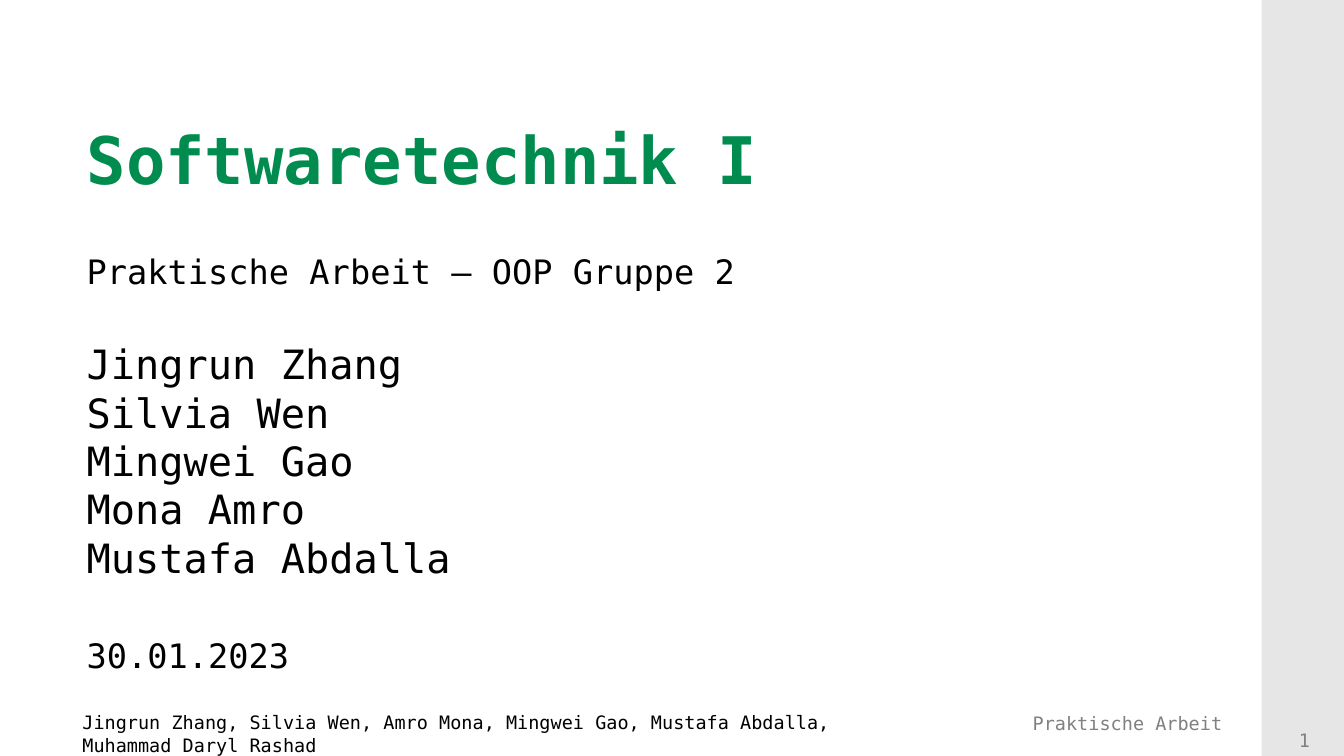
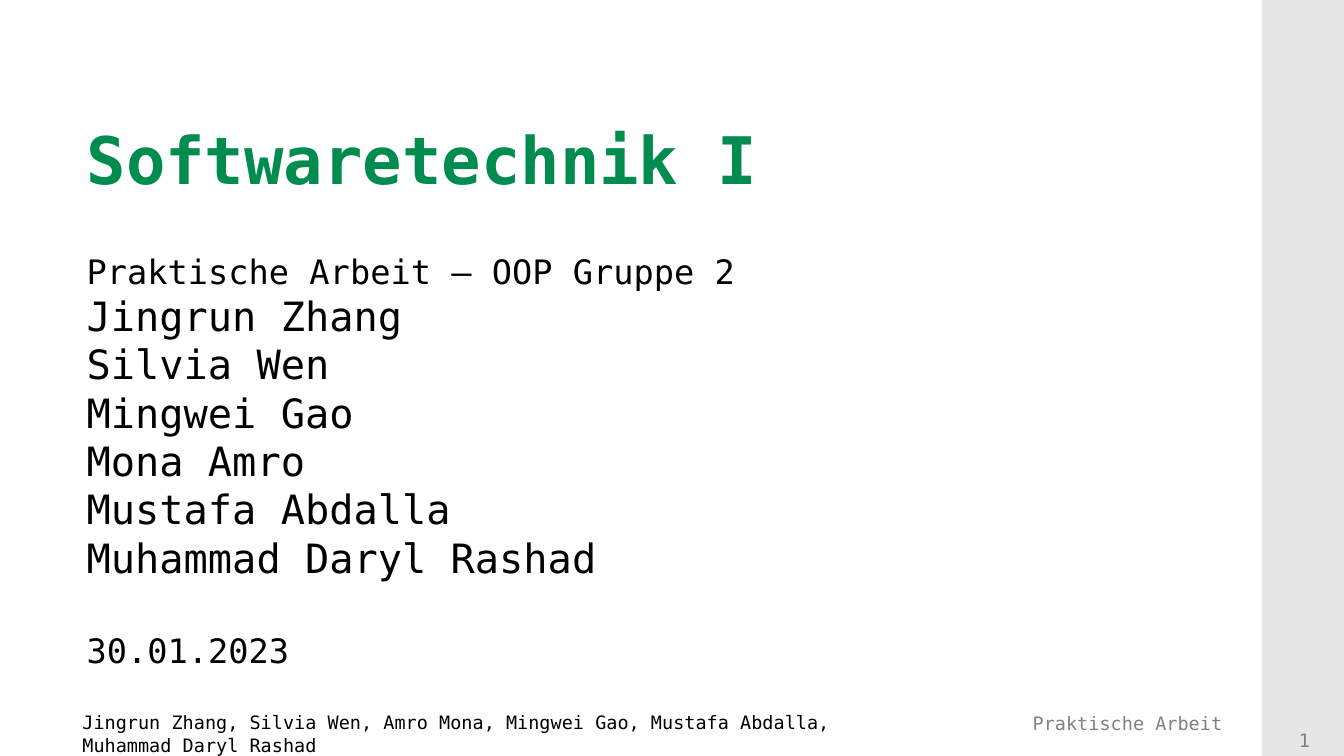
Before and after one commit to Mufasaxi/SimpleBank, a slide deck: slide 1 of prototype/Praesentation_Vorlage_OOP_2023_2_OOP.pptx. Drawn at 1344x756 pixels with LibreOffice and Linux fonts; fonts in the diff are those of the drawing; background and template pictures are left out. Boxes give left, top, right and bottom in pixels: in the first picture for what was removed or moved away, otherwise in the second. Text is boxed around its words. In the diff, an @@ line names an element or a change of style, - is before the commit and + after.

Commit message:
update folien

```diff
--- a/prototype/Praesentation_Vorlage_OOP_2023_2_OOP.pptx
+++ b/prototype/Praesentation_Vorlage_OOP_2023_2_OOP.pptx
@@ subtitle at box(87, 542, 597, 582): paragraph added @@
+Muhammad Daryl Rashad
```
Also in this commit, not shown: 2 other slides changed, 3 slides added.
